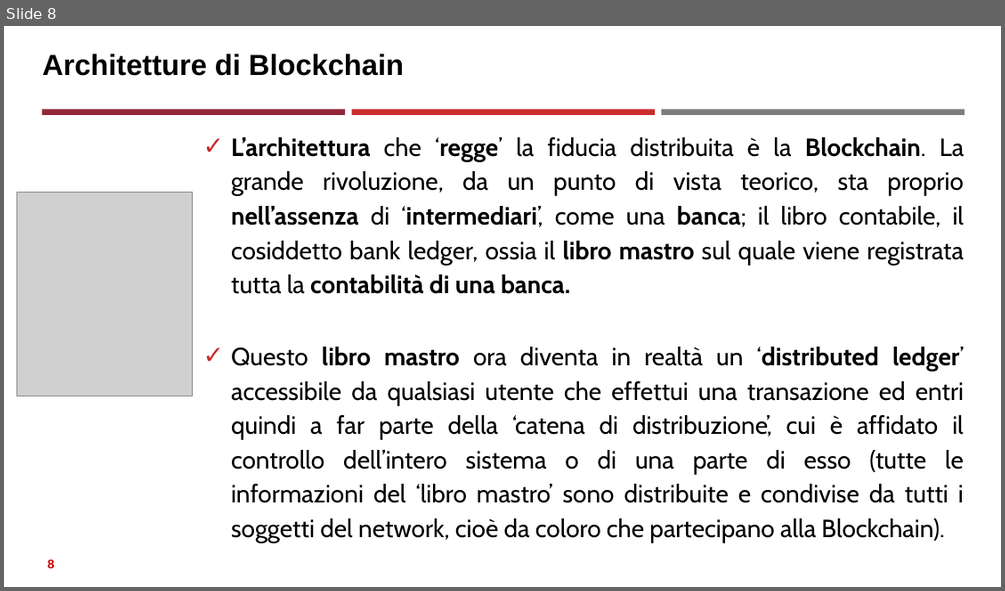
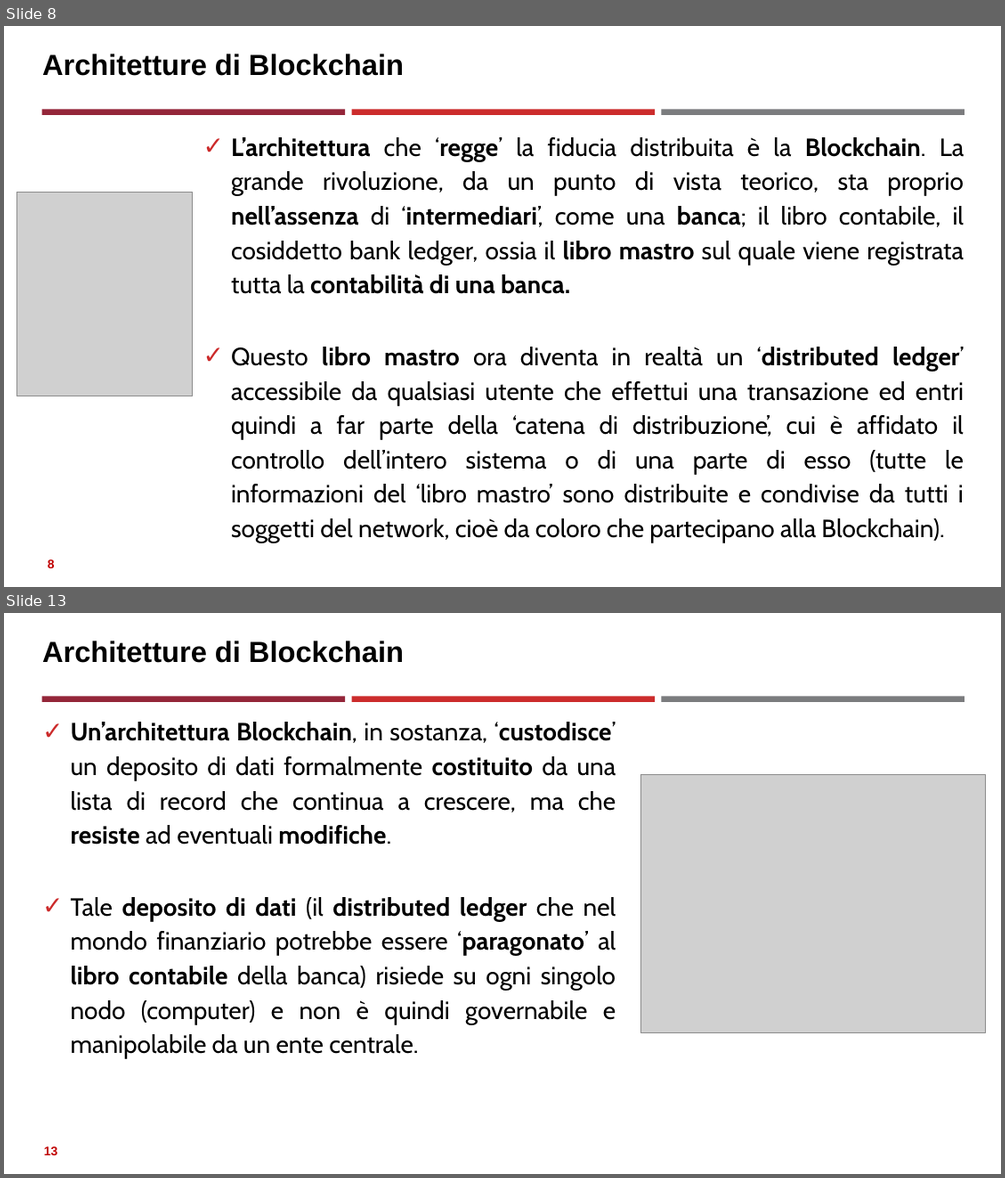
Before and after one commit to neural1977/data_science_interview_material, a slide deck: Assicurazioni/Distributed Ledger Technology_ita.pptx. Shown one above the other, each under a label of ours: slide 8 before the commit, slides 8 and 13 after it; the slides between them are not shown. The pictures are 1005x591 and 1005x1178 pixels, drawn with LibreOffice and Linux fonts; fonts in the diff are those of the drawing; grey boxes stand for pictures. Boxes give left, top, right and bottom in pixels: in the first picture for what was removed or moved away, otherwise in the second. Text is boxed around its words. In the diff, an @@ line names an element or a change of style, - is before the commit and + after.

```diff
--- a/Assicurazioni/Distributed Ledger Technology_ita.pptx
+++ b/Assicurazioni/Distributed Ledger Technology_ita.pptx
@@ slide 13 added at [4,613,1001,1174], background #FFFFFF; not listed: 3 template elements that a slide beside it also shows @@
@@ title added at [42,641,404,663], 28 pt, text #000000, bold @@
+Architetture di Blockchain
@@ text added at [71,722,616,1059], 24 pt, text #000000 @@
+✓ Un’architettura Blockchain, in sostanza, ‘custodisce’ un deposito di dati formalmente costituito da una lista di record che continua a crescere, ma che resiste ad eventuali modifiche.
+✓ Tale deposito di dati (il distributed ledger che nel mondo finanziario potrebbe essere ‘paragonato’ al libro contabile della banca) risiede su ogni singolo nodo (computer) e non è quindi governabile e manipolabile da un ente centrale.
@@ picture added at [640,774,985,1032] @@
@@ page number added at [44,1146,58,1155], 12 pt, text #C00000, bold @@
+13
```
Also in this commit, not shown: 3 slides changed, 9 other slides added.
